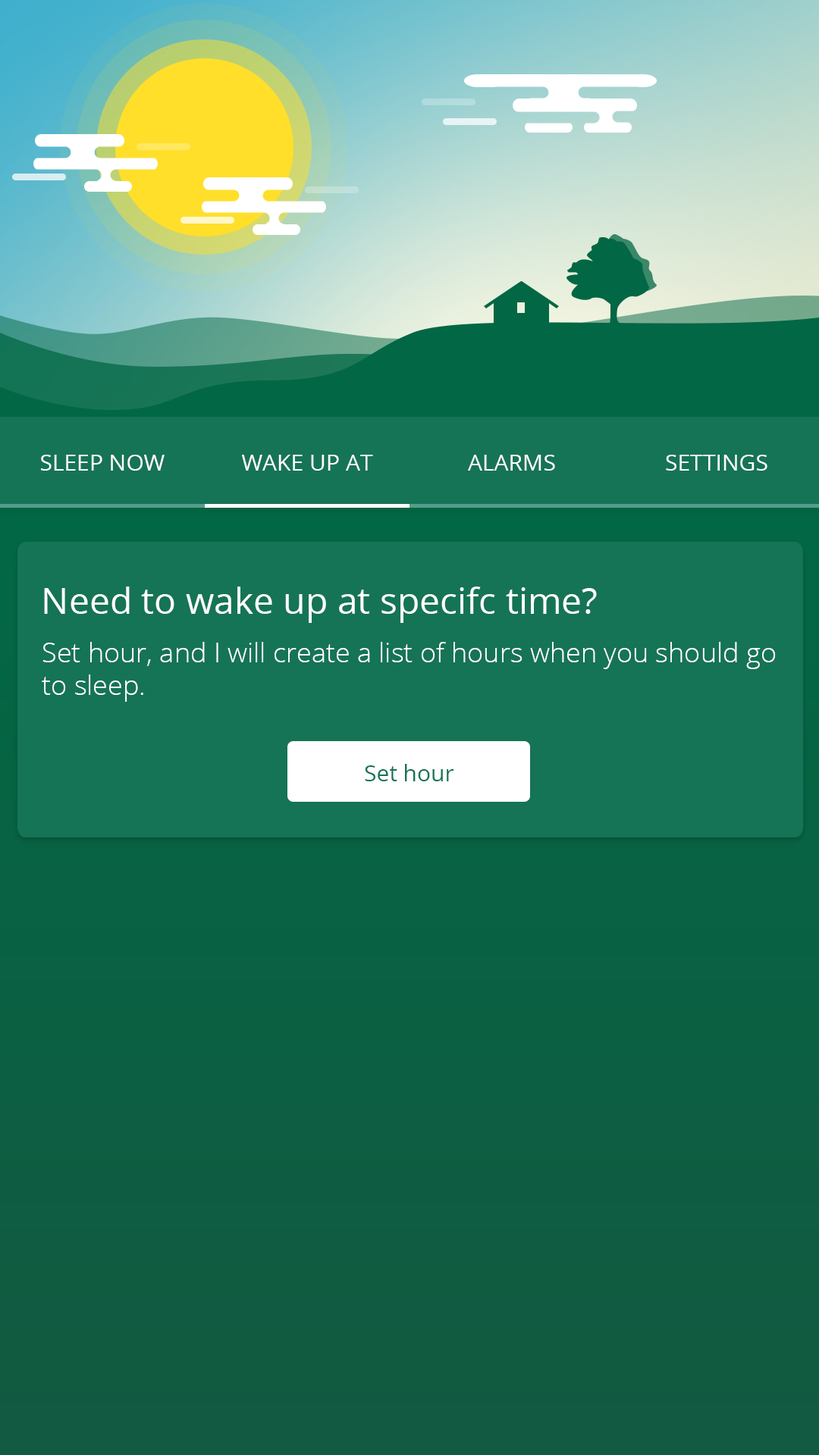
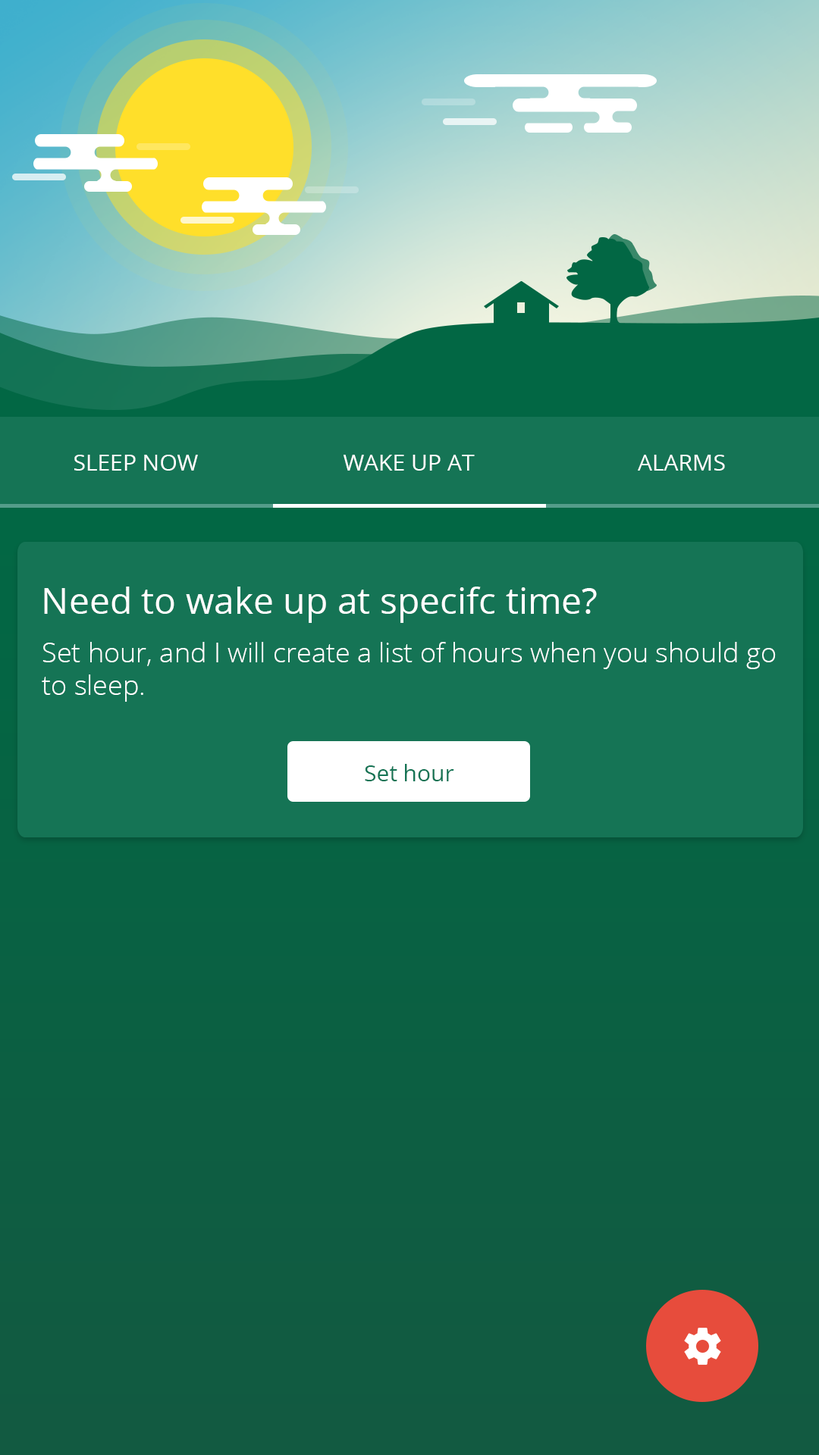
Comparing the layer stacks of the two 819x1455 images. Changes:
removed group "HEADER" (20 layers) from group "main" over (x1=40, y1=454, x2=768, y2=508)
added layer "day-navbar" in group "main" over (x1=40, y1=454, x2=768, y2=508)
added layer "day-settings-floating-button" in group "main" over (x1=645, y1=1290, x2=758, y2=1403)
removed group "PART #2 (BOTTOM)" (15 layers) from group "HEADER" over (x1=40, y1=454, x2=768, y2=508)
removed group "NAVBAR" (13 layers) from group "PART #2 (BOTTOM)" over (x1=40, y1=454, x2=768, y2=508)
removed group "TAB #1" (2 layers) from group "NAVBAR" over (x1=40, y1=454, x2=198, y2=471)
removed layer "SLEEP NOW" from group "TAB #1" over (x1=40, y1=454, x2=165, y2=471)
removed group "TAB #2" (2 layers) from group "NAVBAR" over (x1=204, y1=454, x2=405, y2=508)
removed layer "WAKE UP AT" from group "TAB #2" over (x1=241, y1=454, x2=373, y2=471)
removed layer "position_hint" (2nd of 4, in "main" › "HEADER" › "PART #2 (BOTTOM)" › "NAVBAR" › "TAB #2") from group "TAB #2" over (x1=204, y1=504, x2=273, y2=508)
removed group "TAB #4" (2 layers) from group "NAVBAR" over (x1=409, y1=454, x2=555, y2=508)
removed layer "ALARMS" from group "TAB #4" over (x1=467, y1=454, x2=555, y2=471)
removed group "TAB #3" (2 layers) from group "NAVBAR" over (x1=637, y1=454, x2=768, y2=471)
removed layer "SETTINGS" from group "TAB #3" over (x1=665, y1=454, x2=768, y2=471)
removed layer "position_bar" from group "NAVBAR" over (x1=204, y1=504, x2=546, y2=508)
removed layer "navbar_background" from group "PART #2 (BOTTOM)" over (x1=40, y1=454, x2=768, y2=508)
